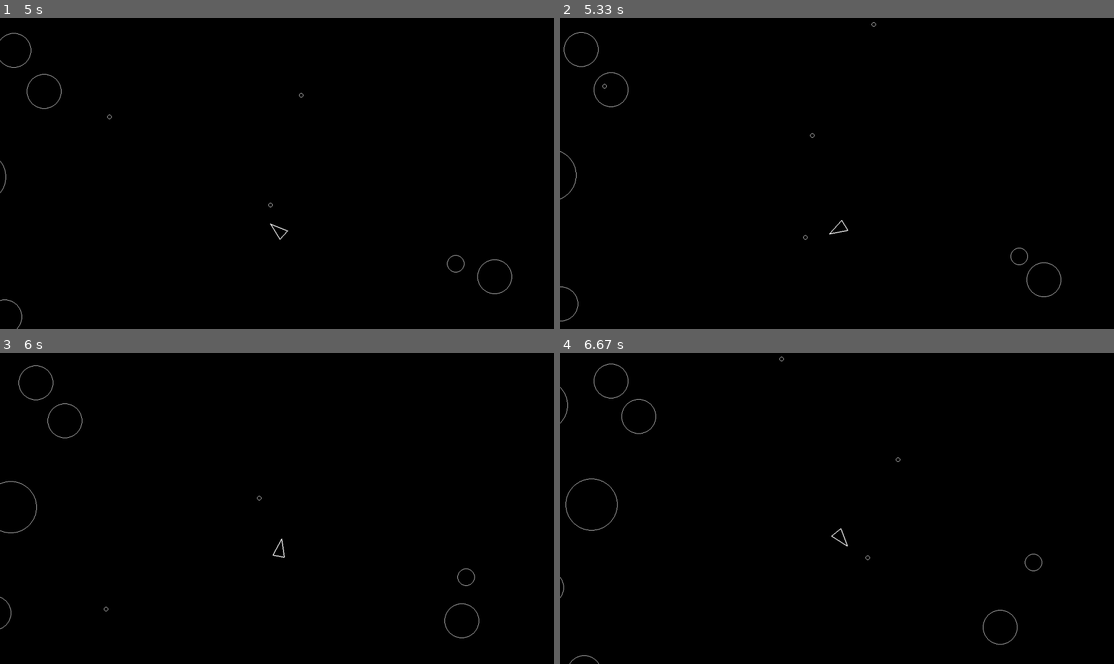
Above: before the commit, frames 1-4 (two rows, left to right).
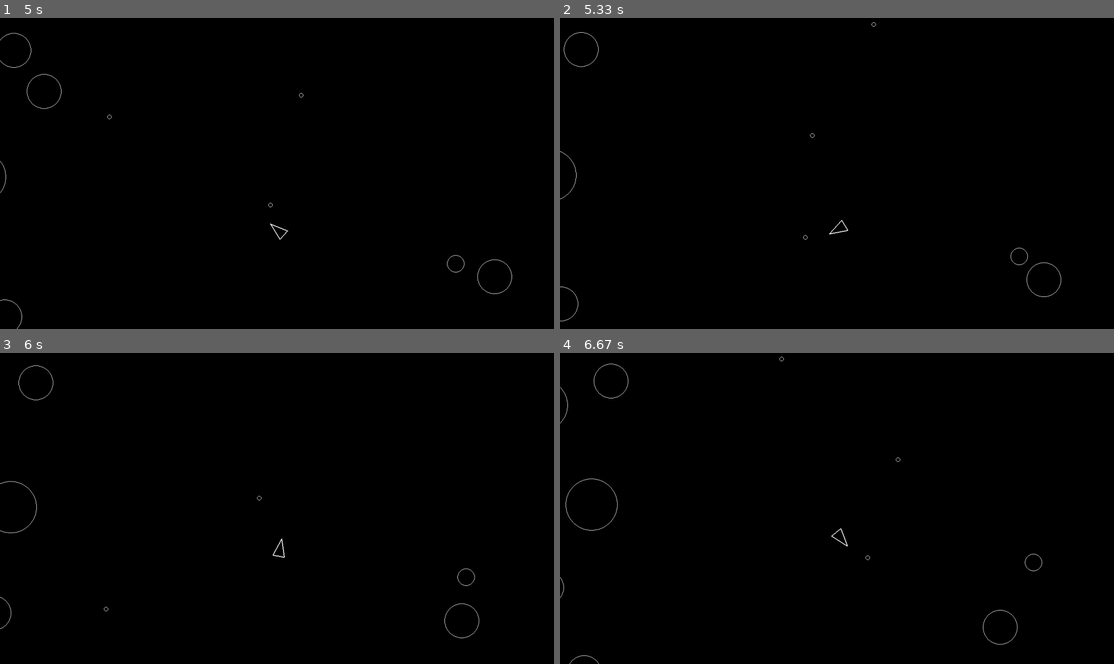
Above: after the commit, the same moments.

Repository: Jaetan/pygame_asteroids
Game: pygame game, started from main.py
Same seed, same stepped clock (60 frames per second), same inputs: the game is played once before the commit and once after it.
Inputs:
- Up to frame 1 (5 s): tap Space at 0.33, 0.73, 1.03, 1.23, 1.57, 1.87, 2.07, 2.37, 2.63, 2.97, 3.27, 3.4, 3.8, 4.1, 4.47, 4.87 s; hold D 0.67-1.13 s; hold W 1.17-1.47 s; hold D 1.5-1.97 s; hold A 2-2.53 s; hold S 2.57-2.87 s; hold A 2.9-3.3 s; hold W 3.33-3.7 s; hold D 3.73-4.37 s; hold S 4.4-4.77 s; hold A from 4.8 s (still down)
- Up to frame 2 (5.33 s): tap Space at 5.17 s; release A at 5.27 s; hold D from 5.3 s (still down)
- Up to frame 3 (6 s): tap Space at 5.37, 5.67, 5.87 s; release D at 5.77 s; hold W from 5.8 s (still down)
- Up to frame 4 (6.67 s): release W at 6.1 s; hold D 6.13-6.6 s; tap Space at 6.2, 6.5 s; hold A from 6.63 s (still down)

Frame 1 is identical in both runs. In frame 2, less than 0.1% of the frame differs, in the area x 6-13%, y 17-29%; in frame 3, less than 0.1%; in frame 4, less than 0.1%.

Commit message:
kill shots and asteroids on collision

Diff:
--- a/main.py
+++ b/main.py
@@ -58,10 +58,18 @@
         updatables.update(dt)
         for drawable in drawables:
             cast(CircleShape, cast(object, drawable)).draw(screen)
+        to_kill: list[CircleShape] = []
         for asteroid in asteroids:
-            if player.collides_with(cast(CircleShape, cast(object, asteroid))):
+            asteroid_circle = cast(CircleShape, cast(object, asteroid))
+            if player.collides_with(asteroid_circle):
                 print("Game over!")
                 running = False
+            for shot in shots:
+                shot_circle = cast(CircleShape, cast(object, shot))
+                if shot_circle.collides_with(asteroid_circle):
+                    to_kill.extend([shot_circle, asteroid_circle])
+        for sprite in to_kill:
+            sprite.kill()
 
         pygame.display.flip()
         dt = clock.tick(60) / 1000
